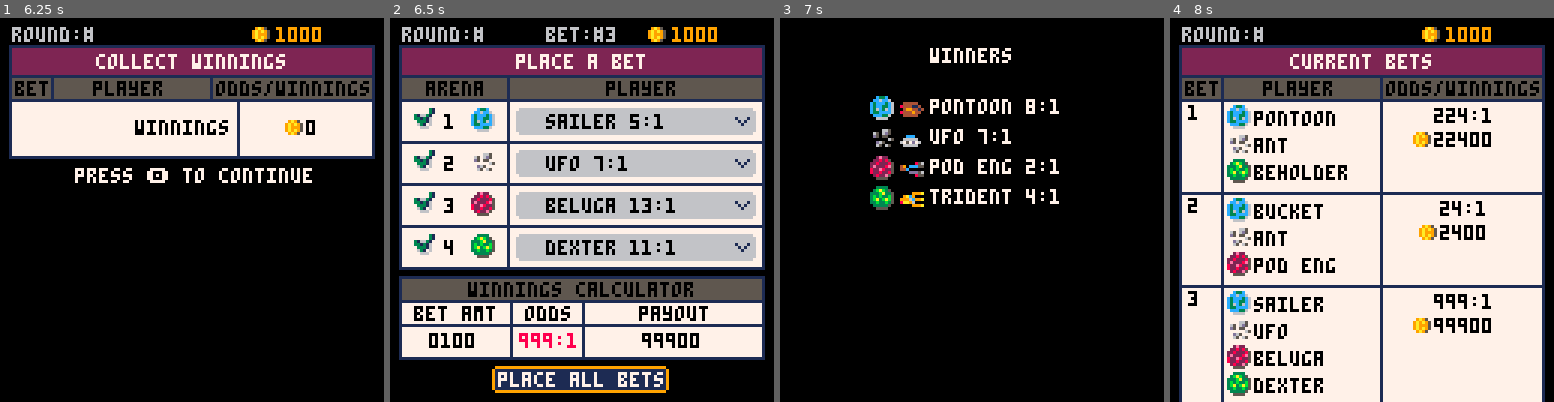
Above: before the commit, frames 1-4 (left to right).
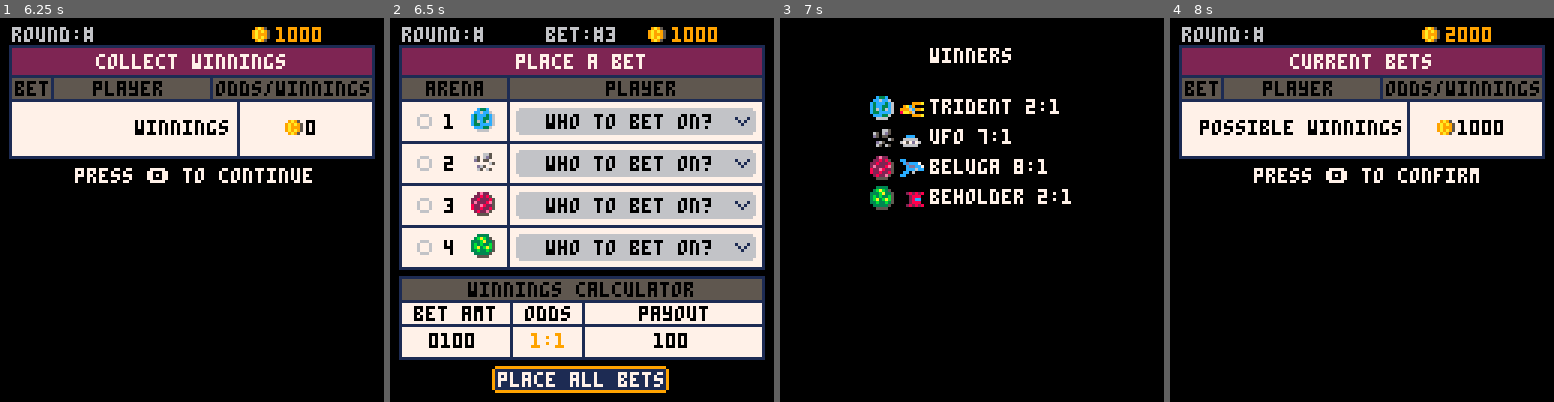
Above: after the commit, the same moments.

Repository: suspicious-smoke/club-bets-pico8
Game: PICO-8 cartridge club-bets.p8
Two runs of this game, one before a commit and one after it. Both use one fixed random seed, a clock stepped at 60 frames per second and the inputs below.
Inputs:
- Up to frame 1 (6.25 s): tap X (X key) at 0.33, 1.07, 1.85, 2.97, 4.08, 5.2 s; tap O (Z key) at 0.7, 1.7, 2.1, 2.5, 2.9, 3.3, 3.7, 4.1, 4.5, 4.9, 5.3, 5.7, 6.1 s; hold Right 1.6-2.1 s; hold Up 2.15-2.42 s; hold Right 2.47-3.03 s; hold Left 3.08-3.58 s; hold Down 3.63-3.97 s; hold Right 4.02-4.68 s; hold Up 4.73-5.03 s; hold Left 5.08-5.68 s; hold Down 5.73-6.03 s; hold Right from 6.08 s (still down)
- Up to frame 2 (6.5 s): keep holding Right; tap X (X key) at 6.32 s
- Up to frame 3 (7 s): tap O (Z key) at 6.5, 6.9 s; release Right at 6.58 s; hold Right from 6.63 s (still down)
- Up to frame 4 (8 s): release Right at 7.13 s; hold Up 7.18-7.45 s; tap O (Z key) at 7.3, 7.7 s; tap X (X key) at 7.43 s; hold Right from 7.5 s (still down)

Frame 1 is identical in both runs. In frame 2, 3.2% of the frame differs, in the area x 6-84%, y 23-86%; in frame 3, 2.0%; in frame 4, 60%, in the area x 2-98%, y 2-100%.

Commit message:
winnings go to player

Diff:
--- a/club-bets.p8
+++ b/club-bets.p8
@@ -59,15 +59,6 @@
 	--build initial bets
 	--a single bet for example is bet={amount(4char array), { {t,f,f,f},... }}
 	-- where { {t,f,f,f},... } is the arenas and selected players
-	bets={}
-	for i=1,10 do
-		local _bet={{0,1,0,0},{}}
-		for j=1,4 do
-			local _selected_player={false,false,false,false}
-			add(_bet[2],_selected_player)
-		end
-		add(bets,_bet)
-	end
 
 	--{name,abreiv,base,{strengths category},weakness category}
 	players={
@@ -498,13 +489,12 @@
 		end
 	end
 	if btnp(❎) or btnp(🅾️) then
-		init_betpage()
+		finish_round()
 	end
 end
 
 function drw_winning_bets()
 	draw_bet_summary()
-
 	--total winnings box
 	rrectfill(3,27+o_pcount-scroller,122,20,0,7)--ticket
 	rrect(3,27+o_pcount-scroller,122,20,0,1)--ticket
@@ -517,6 +507,16 @@
 	spr(108,96-#tw_str*2,32+o_pcount-scroller)--coin
 	print(tw_str,104-#tw_str*2,34+o_pcount-scroller,0)
 	print("press 🅾️ to continue",25,50+o_pcount-scroller,7)
+end
+
+
+function finish_round()
+	--give player winnings
+	money=arr_add(winning_cash,money)
+	--refill arena
+	fill_arenas()
+	--start next bet round/bet page
+	init_betpage()
 end
 
 
@@ -714,6 +714,7 @@
 			del(_rnd_features,_rnd_feature)
 		end
 	end
+	reset_bets()
 	get_player_mods()
 	calculate_odds()
 end
@@ -744,6 +745,18 @@
 			arenas[i_arena][i_a_player][2]=players[_plyr_id][3]--base
 			arenas[i_arena][i_a_player][3]=p_mod
 		end
+	end
+end
+
+function reset_bets()
+	bets={}
+	for i=1,10 do
+		local _bet={{0,1,0,0},{}}
+		for j=1,4 do
+			local _selected_player={false,false,false,false}
+			add(_bet[2],_selected_player)
+		end
+		add(bets,_bet)
 	end
 end
 
